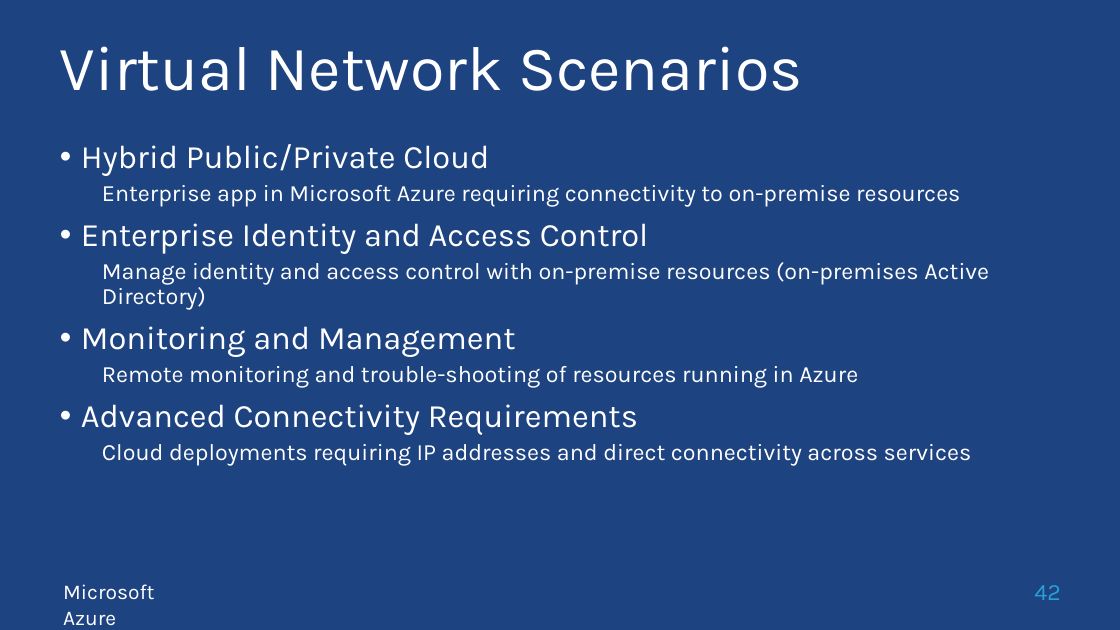
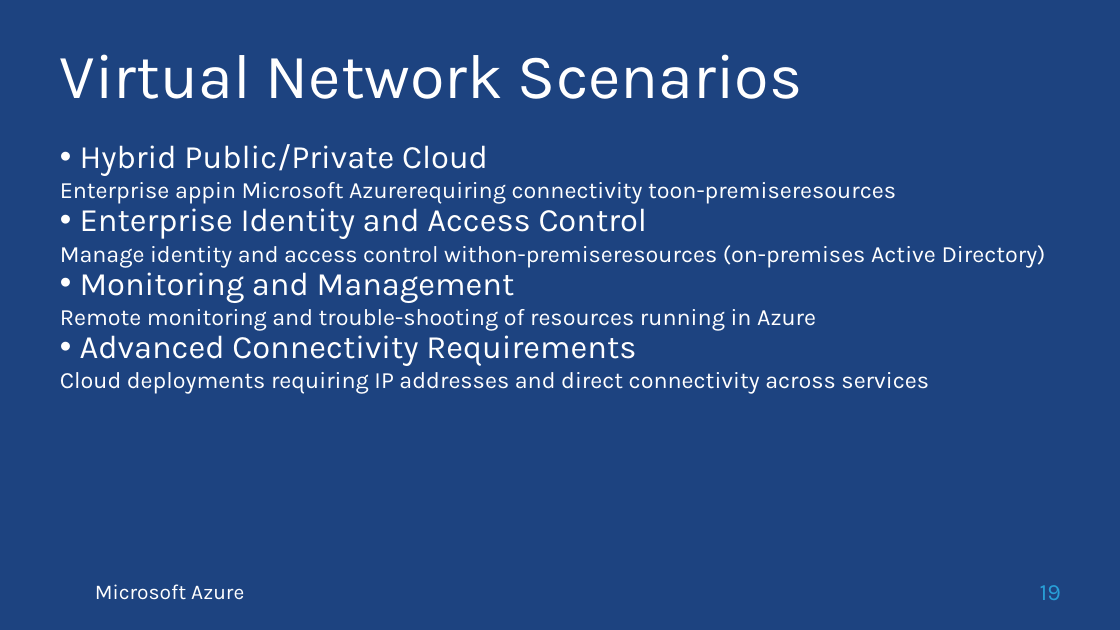
Before and after one commit to ThessalonikiNet-MeetUp/globalazurebootcamp2015, a slide deck: slide 19 of Nikos Tzelvenzis - Azure IaaS/Presentation/IaaS.pptx (slide 42 before the commit). Drawn at 1120x630 pixels with LibreOffice and Linux fonts; fonts in the diff are those of the drawing; background and template pictures are left out. Boxes give left, top, right and bottom in pixels: in the first picture for what was removed or moved away, otherwise in the second. Text is boxed around its words. In the diff, an @@ line names an element or a change of style, - is before the commit and + after.

```diff
--- a/Nikos Tzelvenzis - Azure IaaS/Presentation/IaaS.pptx
+++ b/Nikos Tzelvenzis - Azure IaaS/Presentation/IaaS.pptx
@@ text "Virtual Network Scenarios" at (60,54,803,99): line spacing 0.9 to 1 @@
@@ text at (60,144,929,394): indent changed; less space between paragraphs; list level 2 to 1 in "Remote monitoring and trouble-shooting of ..."; line spacing 0.9 to 1; list level 2 to 1 in "Cloud deployments requiring IP addresses ..." @@
@@ text at (60,182,896,204): text changed @@
-  Enterprise app in Microsoft Azure requiring connectivity to on-premise resources
+Enterprise appin Microsoft Azurerequiring connectivity toon-premiseresources
@@ text at (60,245,1046,267): text changed @@
-  Manage identity and access control with on-premise resources (on-premises Active Directory)
+Manage identity and access control withon-premiseresources (on-premises Active Directory)
@@ text "Microsoft Azure" rewrapped from (63,584,154,625) to (95,584,244,600) @@
@@ page number at (1040,585,1061,600): text changed @@
-42
+19
```
Also in this commit, not shown: 19 other slides changed, 2 slides added, 25 slides removed, 10 other files.
